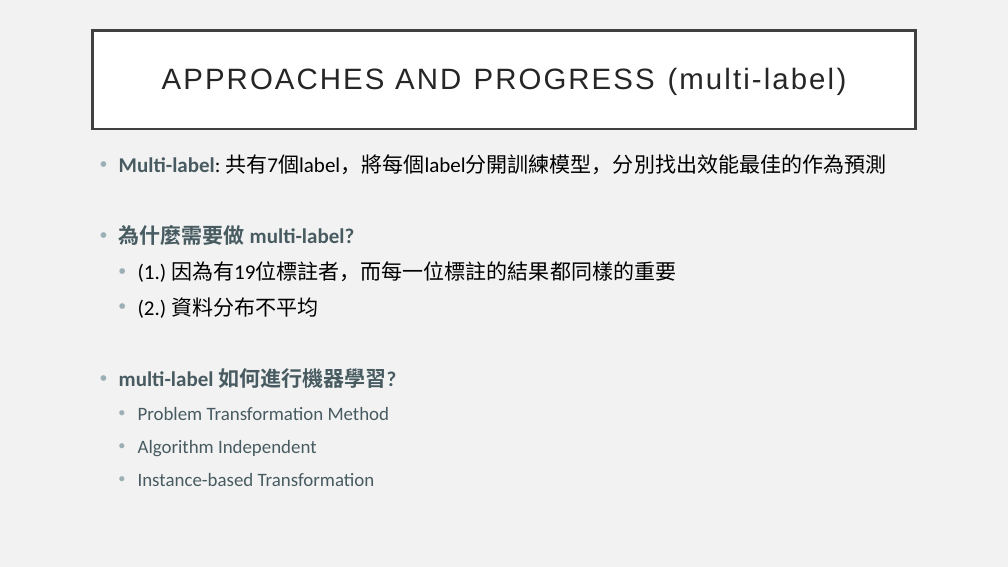
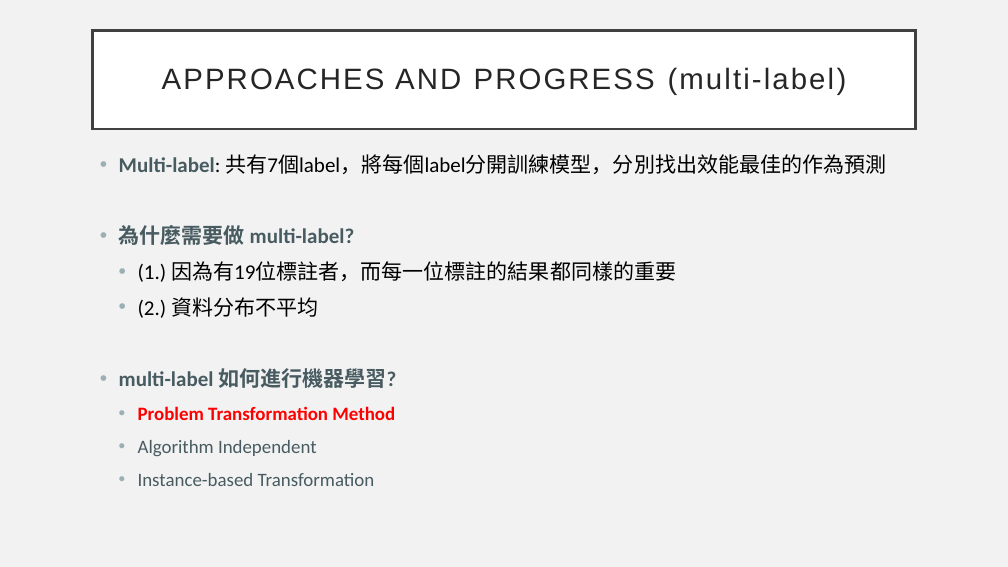
Before and after one commit to Weber12321/ntcir15, a slide deck: slide 7 of PPT/Team presentation-3.pptx. Drawn at 1008x567 pixels with LibreOffice and Linux fonts; fonts in the diff are those of the drawing. Boxes give left, top, right and bottom in pixels: in the first picture for what was removed or moved away, otherwise in the second. Text is boxed around its words. In the diff, an @@ line names an element or a change of style, - is before the commit and + after.

```diff
--- a/PPT/Team presentation-3.pptx
+++ b/PPT/Team presentation-3.pptx
@@ text at (x1=138, y1=406, x2=395, y2=420): text colour #475B61 to #FF0000, bold on in "Problem Transformation Method" @@
```
